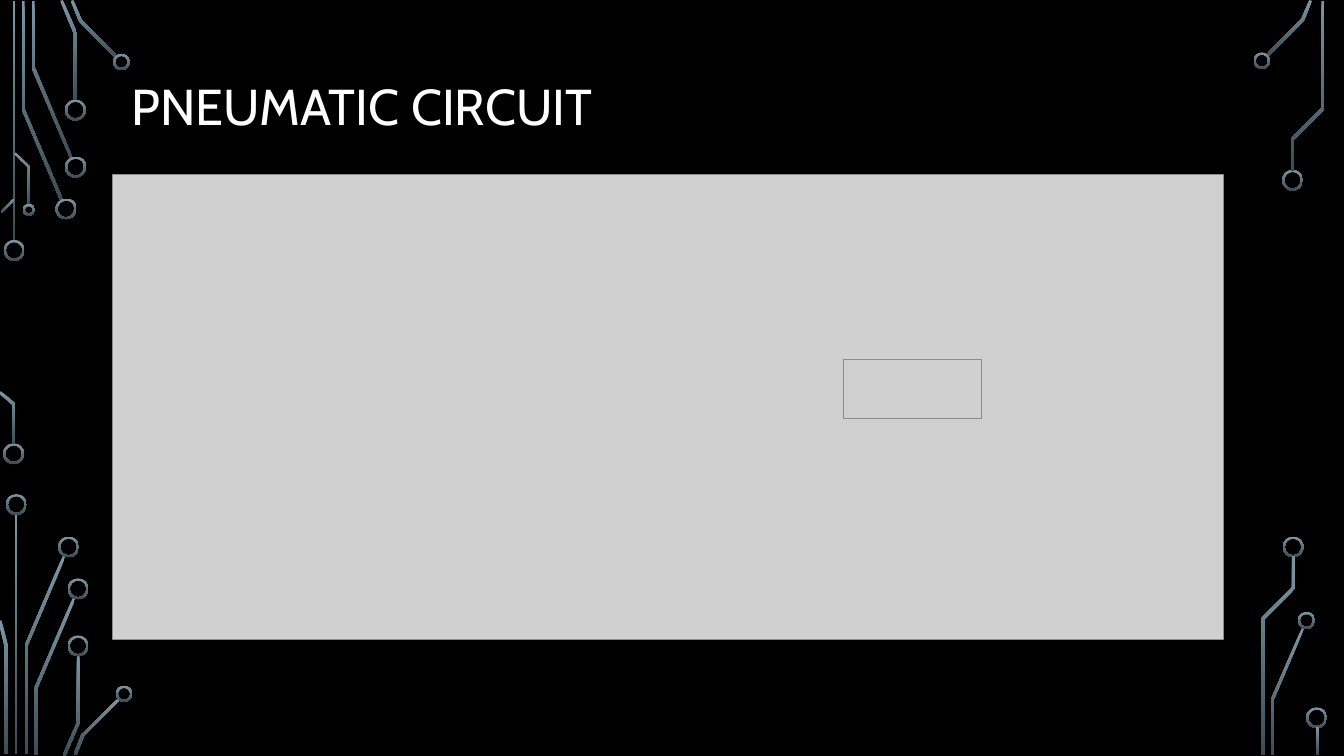
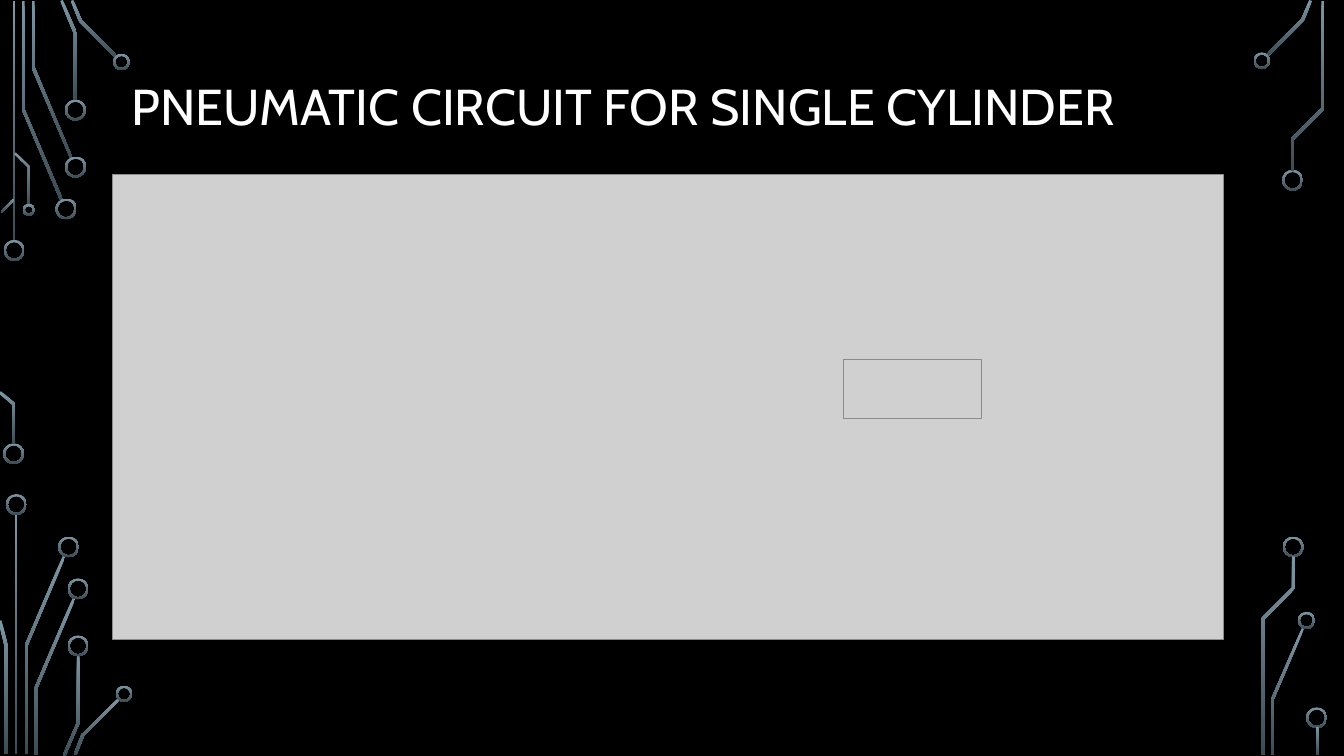
Before and after one commit to Logiant/AgileRoboticControls, a slide deck: slide 7 of Documentation/Presentation/Design Powerpoint.pptx (slide 11 before the commit). Drawn at 1344x756 pixels with LibreOffice and Linux fonts; fonts in the diff are those of the drawing; grey boxes stand for pictures; background and template pictures are left out. Boxes give left, top, right and bottom in pixels: in the first picture for what was removed or moved away, otherwise in the second. Text is boxed around its words. In the diff, an @@ line names an element or a change of style, - is before the commit and + after.

```diff
--- a/Documentation/Presentation/Design Powerpoint.pptx
+++ b/Documentation/Presentation/Design Powerpoint.pptx
@@ title at (131,89,1114,126): text changed @@
-PNEUMATIC CIRCUIT
+PNEUMATIC CIRCUIT FOR SINGLE CYLINDER
```
Also in this commit, not shown: 4 other slides changed, 1 slide added.
